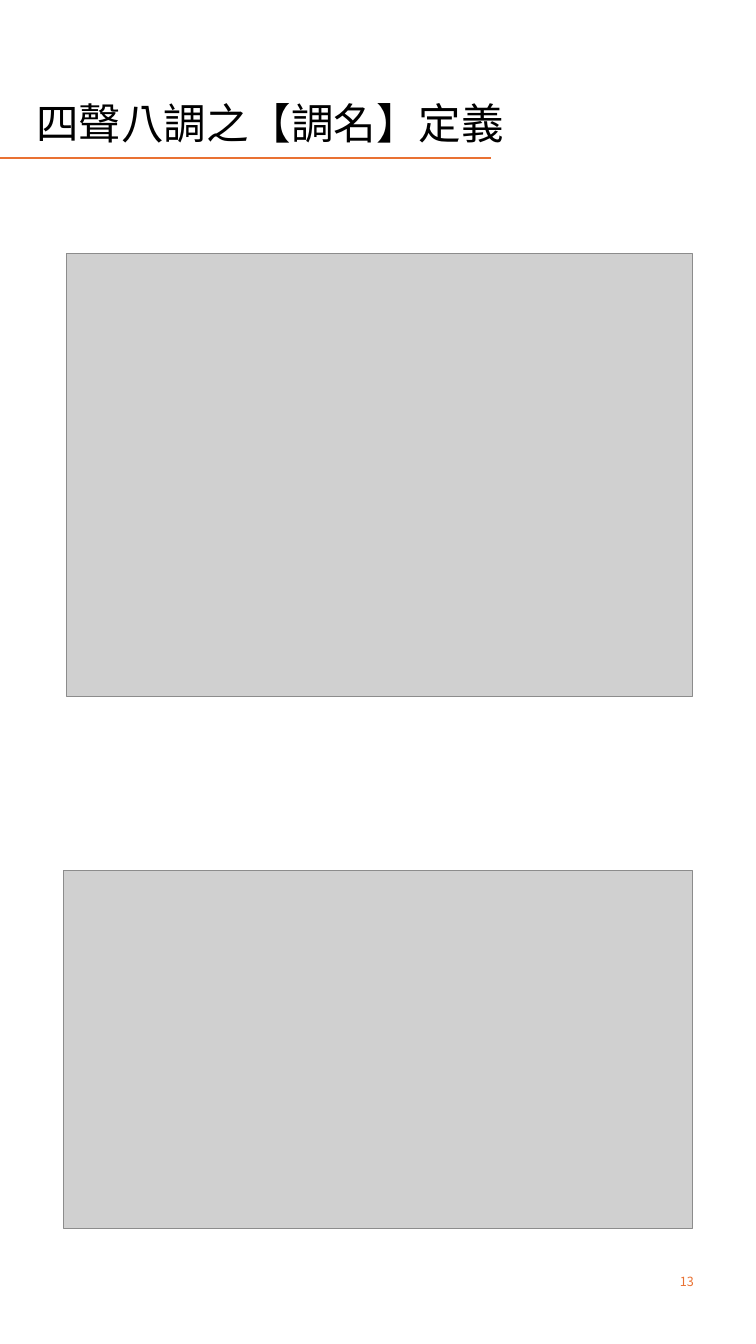
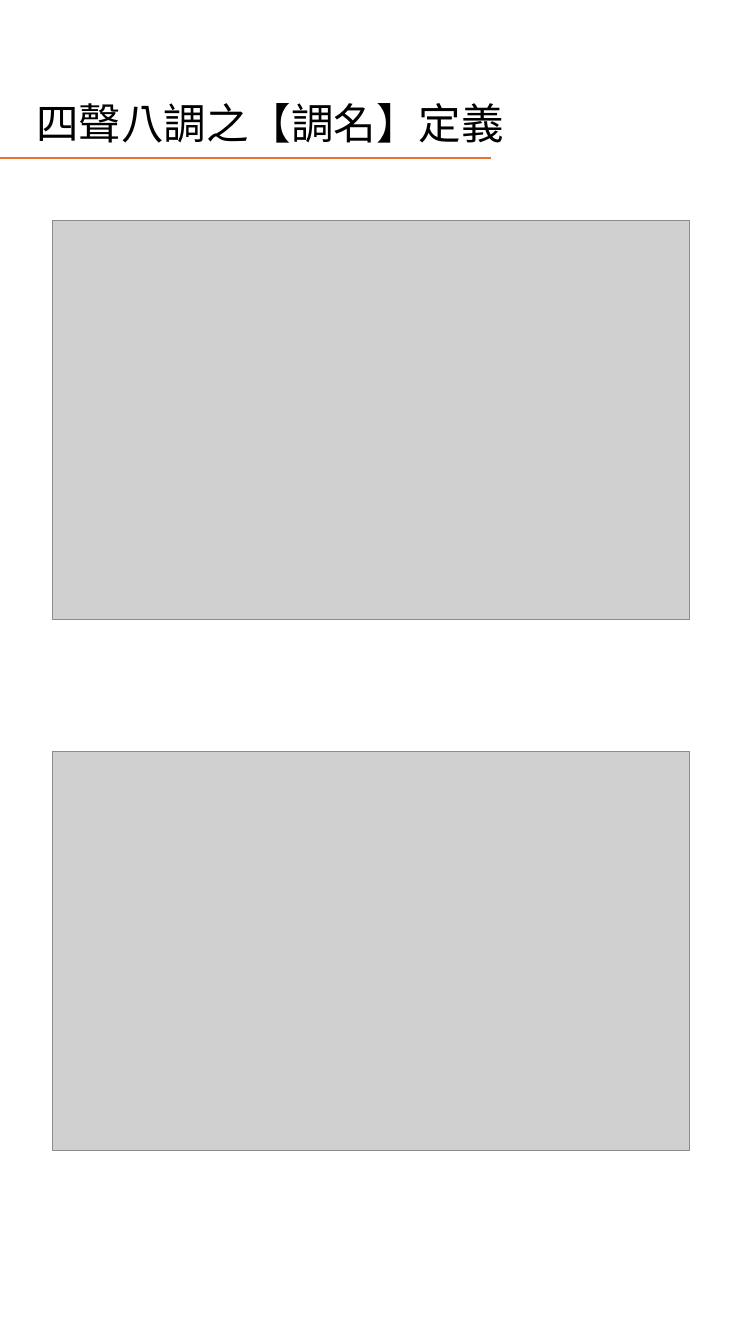
Before and after one commit to AlanJui/Piau-Im, a slide deck: slide 7 of Documents/十五音教材/閩南語之四聲八調與變調規則.pptx (slide 13 before the commit). Drawn at 756x1344 pixels with LibreOffice and Linux fonts; fonts in the diff are those of the drawing; grey boxes stand for pictures. Boxes give left, top, right and bottom in pixels: in the first picture for what was removed or moved away, otherwise in the second. Text is boxed around its words. In the diff, an @@ line names an element or a change of style, - is before the commit and + after.

```diff
--- a/Documents/十五音教材/閩南語之四聲八調與變調規則.pptx
+++ b/Documents/十五音教材/閩南語之四聲八調與變調規則.pptx
@@ picture: place and size @@
-picture at (67, 254, 692, 697)
+picture at (52, 221, 689, 620)
@@ picture: place and size @@
-picture at (64, 870, 692, 1228)
+picture at (52, 751, 689, 1150)
@@ page number removed at (680, 1276, 694, 1286) @@
-13
```
Also in this commit, not shown: 6 other slides changed, 2 slides added, 28 other files.
